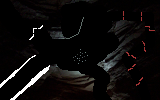
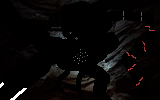
Layer changes from the first 160×100 image to the second:
painted on "floor" over [3, 15, 85, 98]
